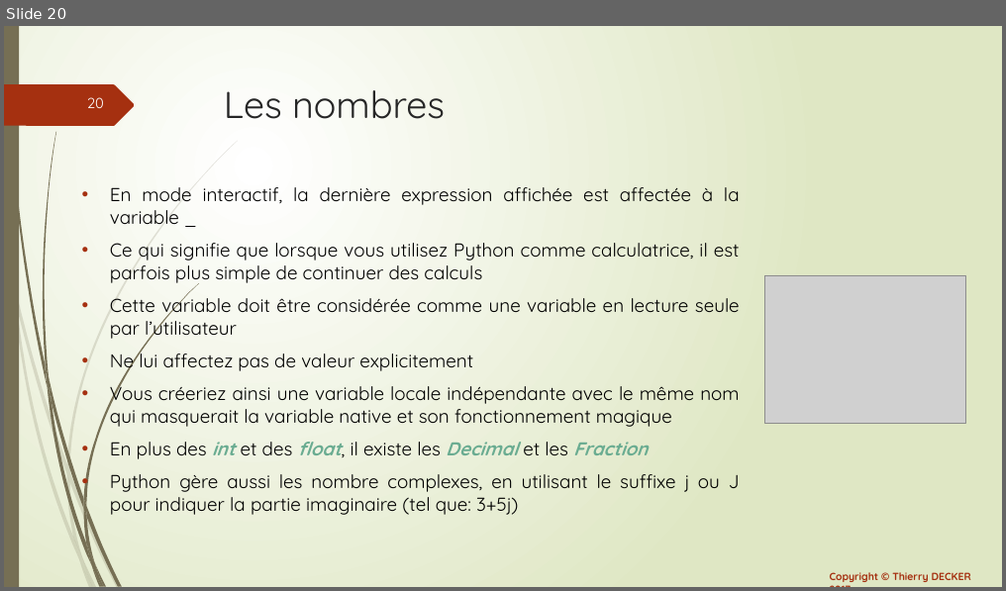
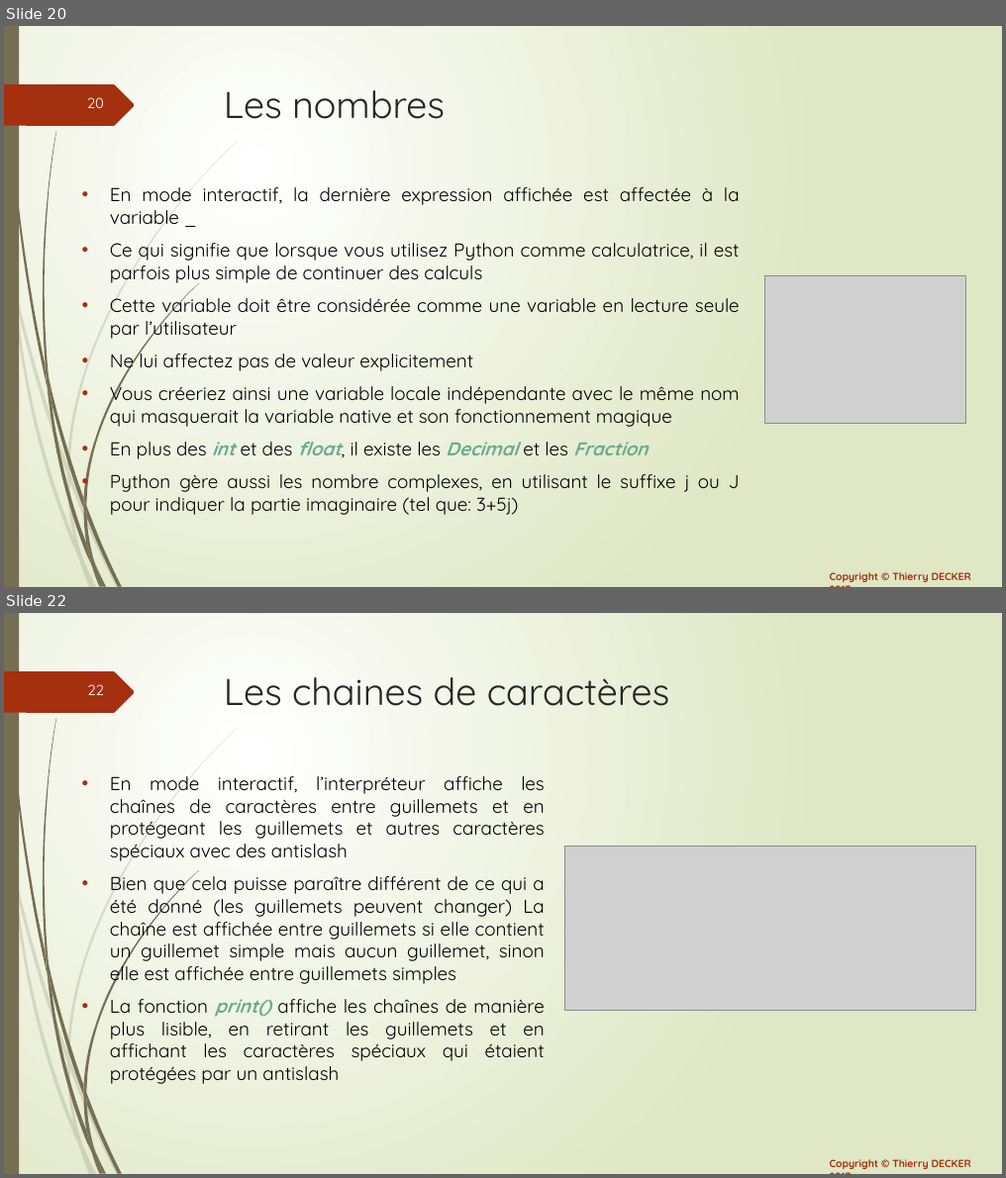
Before and after one commit to VikmanTheRacoon/learning-python, a slide deck: documentations/learning-python.pptx. Shown one above the other, each under a label of ours: slide 20 before the commit, slides 20 and 22 after it; the slides between them are not shown. The pictures are 1006x591 and 1006x1178 pixels, drawn with LibreOffice and Linux fonts; fonts in the diff are those of the drawing; grey boxes stand for pictures. Boxes give left, top, right and bottom in pixels: in the first picture for what was removed or moved away, otherwise in the second. Text is boxed around its words. In the diff, an @@ line names an element or a change of style, - is before the commit and + after.

```diff
--- a/documentations/learning-python.pptx
+++ b/documentations/learning-python.pptx
@@ slide 22 added at <box>4,613,1002,1174</box>, background gradient #FFFFFF to #DFE8C4; not listed: 26 template elements that a slide beside it also shows @@
@@ title added at <box>224,677,670,706</box>, 36 pt, text #262626 @@
+Les chaines de caractères
@@ text added at <box>110,776,545,1084</box>, 18 pt, text #000000 @@
+• En mode interactif, l’interpréteur affiche les chaînes de caractères entre guillemets et en protégeant les guillemets et autres caractères spéciaux avec des antislash
+• Bien que cela puisse paraître différent de ce qui a été donné (les guillemets peuvent changer) La chaîne est affichée entre guillemets si elle contient un guillemet simple mais aucun guillemet, sinon elle est affichée entre guillemets simples
+• La fonction print() affiche les chaînes de manière plus lisible, en retirant les guillemets et en affichant les caractères spéciaux qui étaient protégées par un antislash
@@ picture added at <box>564,846,976,1011</box> @@
```
Also in this commit, not shown: 1 slide changed, 2 other slides added, 1 other file.
